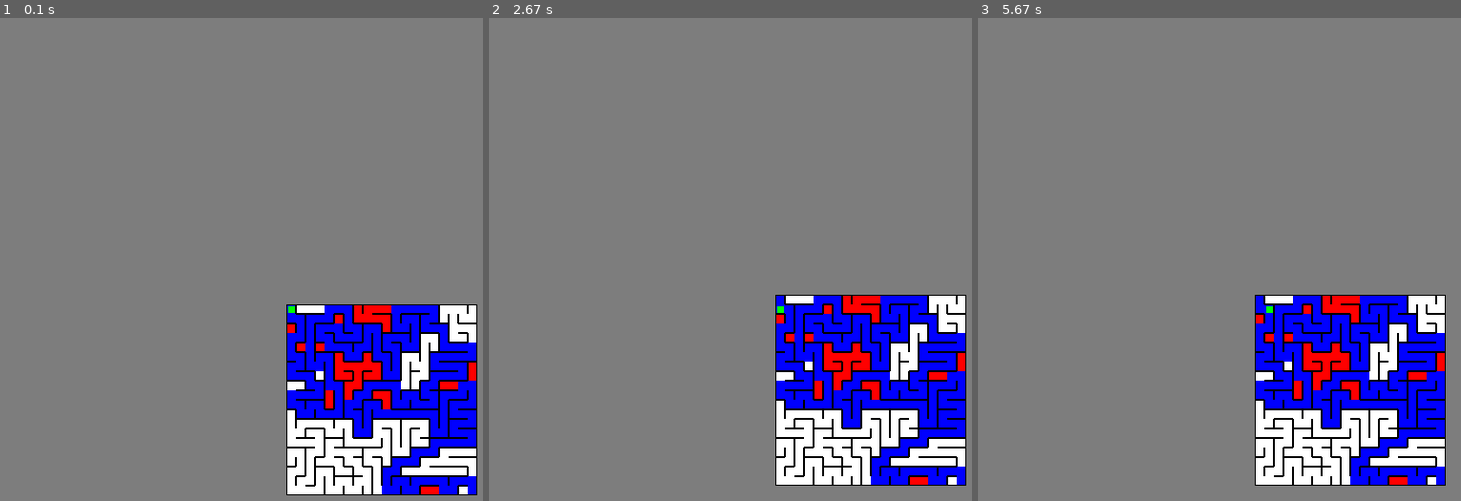
Above: before the commit, frames 1-3 (left to right).
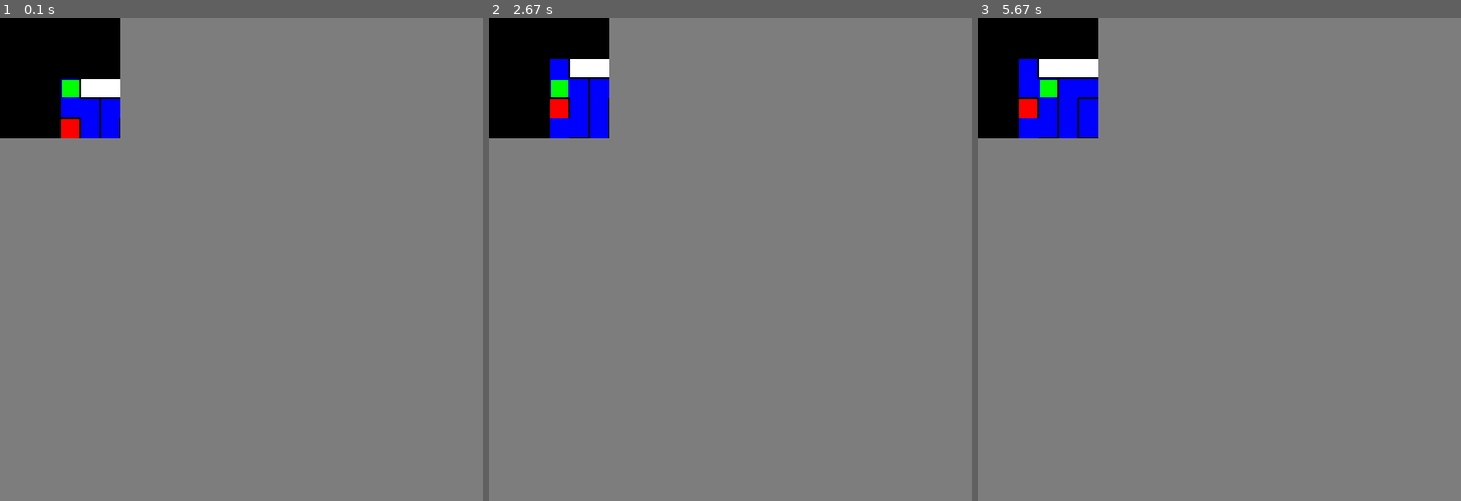
Above: after the commit, the same moments.

Repository: MartinRB45534/Escape
Game: pygame game, started from test_pygame.py
Same seed, same stepped clock (60 frames per second), same inputs: the game is played once before the commit and once after it.
Inputs:
- Up to frame 1 (0.1 s): no input
- Up to frame 2 (2.67 s): hold Right 0.33-0.8 s; hold Down from 2.4 s (still down)
- Up to frame 3 (5.67 s): release Down at 2.87 s; hold Up 3.33-3.7 s; hold Down 4.4-4.77 s; hold Right from 5.3 s (still down)

The runs differ from the first frame. In frame 1, 22% of the frame differs, in the area x 0-99%, y 0-99%; in frame 2, 22%; in frame 3, 22%.

Commit message:
Ajout du zoom

Diff:
--- a/Constantes.py
+++ b/Constantes.py
@@ -18,7 +18,7 @@
 global CASES_Y
 CASES_Y = 20
 global LARGEUR_CASE
-LARGEUR_CASE = 9
+LARGEUR_CASE = 20
 global LARGEUR_MUR
 LARGEUR_MUR = 1
 global FENETRE_X
--- a/Joueur.py
+++ b/Joueur.py
@@ -60,8 +60,8 @@
 
         coordonnées = self.position
 
-    def dessine_toi(self,screen):
-        pygame.draw.rect(screen, pygame.Color(0,255,0),(FENETRE_X//2 + 2 ,FENETRE_Y//2 + 2 ,LARGEUR_CASE-2*LARGEUR_MUR,LARGEUR_CASE-2*LARGEUR_MUR))
+    def dessine_toi(self,screen,decalage):
+        pygame.draw.rect(screen, pygame.Color(0,255,0),((decalage[0])*(LARGEUR_CASE+LARGEUR_MUR)+2,(decalage[1])*(LARGEUR_CASE+LARGEUR_MUR)+2,LARGEUR_CASE-2*LARGEUR_MUR,LARGEUR_CASE-2*LARGEUR_MUR))
 
     def get_position(self):
         return self.position
--- a/Labyrinthe.py
+++ b/Labyrinthe.py
@@ -49,12 +49,24 @@
 
         return win
 
-    def dessine_toi(self,screen,position_joueur):
+    def dessine_toi(self,screen,position_joueur,position_screen,largeur,hauteur):
         joueur_x = position_joueur[0]
         joueur_y = position_joueur[1]
-        for x in range(0,self.largeur):
-            for y in range(0,self.hauteur):
-                self.matrice_cases[x][y].dessine_toi(screen,(x-joueur_x)*(self.tailleCase+self.tailleMur) + FENETRE_X//2,(y-joueur_y)*(self.tailleCase+self.tailleMur) + FENETRE_Y//2)
+
+        position_x=position_screen[0]
+        position_y=position_screen[1]
+
+        for x in range(joueur_x-largeur//2,joueur_x+largeur//2):
+            for y in range(joueur_y-hauteur//2,joueur_y+hauteur//2):
+
+                if (x<0 or x>=self.largeur) or (y<0 or y>=self.hauteur):
+                    pygame.draw.rect(screen,(0,0,0),(position_x,position_y,self.tailleCase+self.tailleMur,self.tailleCase+self.tailleMur))
+                else:
+                    self.matrice_cases[x][y].dessine_toi(screen,position_x,position_y)
+                position_y+=self.tailleCase+self.tailleMur
+            position_y=position_screen[1]
+            position_x+=self.tailleCase+self.tailleMur
+
     def resolution(self,arrivee_x,arrivee_y):
         resol = Resolveur(self.matrice_cases,self.largeur,self.hauteur,arrivee_x,arrivee_y)
         solution=resol.resolution()
--- a/test_pygame.py
+++ b/test_pygame.py
@@ -18,8 +18,12 @@
 font = pygame.font.SysFont(None, 72)
 textWin = font.render("Vous avez gagné!! \(^o^)/", True, (128, 0, 0))
 
-lab.dessine_toi(screen,joueur.position)
-joueur.dessine_toi(screen)
+#varaibles correspondants a la largeur et la hauteur du zoom
+zoom_largeur=6
+zoom_hauteur=6
+
+lab.dessine_toi(screen,joueur.position,(0,0),zoom_largeur,zoom_hauteur)
+joueur.dessine_toi(screen,(zoom_largeur//2,zoom_hauteur//2))
 
 #objet qui permet de gérer le temps en pygame
 clock = pygame.time.Clock()
@@ -48,8 +52,8 @@
     #si on détecte un mouvement on redessine l'écran
     if move:
         screen.fill((125,125,125))
-        lab.dessine_toi(screen,joueur.position)
-        joueur.dessine_toi(screen)
+        lab.dessine_toi(screen,joueur.position,(0,0),7,7)
+        joueur.dessine_toi(screen,(zoom_largeur//2,zoom_hauteur//2))
 
     if lab.as_gagner(joueur.get_position()):
         screen.fill((255,255,255))
